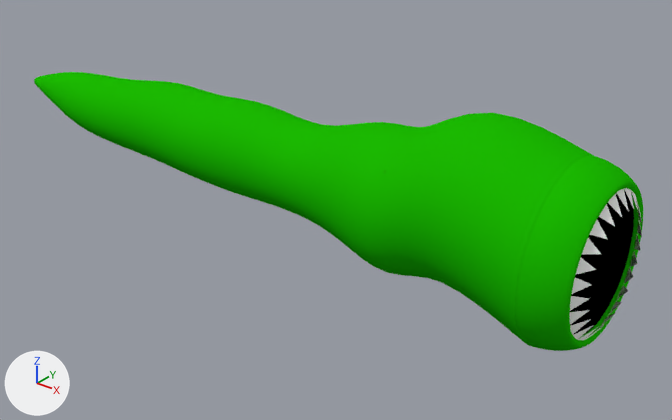
The Blender file Assets/Kelly Assets/Wurmy.blend: old version first, new version second.
Before and after are seen from a 50 mm lens placed at (3.24, -5.91, 3.35), pointed at (-1.7, 0.25, -0.47). Every picture has the same lights, and +X, +Y and +Z are marked at lower left.

In view in the first picture: 'Wurm'.
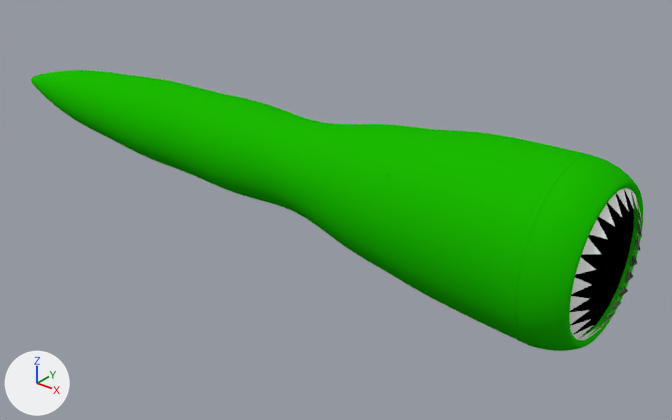
Location of each change, (x1, y1, x2, y2) in pixels of the pictures (672 x 420 px; the box of a moved part takes in the faces that stretch with it):
'Wurm', reshaped: before (34, 72, 643, 351); after (31, 70, 643, 351)
part 1 of me_cylinder, moved or reshaped: before (34, 72, 575, 329); after (31, 70, 569, 335)

What the commit changed:
me_cylinder is used by ob_wurm; location (0.022, 0.018, 0.005); rotation (7.854, -3.142, 15.71), in degrees (90, -180, 180).
me_cylinder had 1440 vertices, 1361 faces and spanned x -6.01..1.11, y -1.0..0.77, z -0.77..0.74.
me_cylinder now has 1440 vertices, 1361 faces and spans x -6.01..1.11, y -0.75..0.77, z -0.77..0.74.
me_cylinder part 1: 352 of 1440 vertices moved; they spanned x -6.01..-0.21, y -1.0..0.63, z -0.76..0.74 and now span x -6.01..-0.21, y -0.74..0.69, z -0.75..0.69; mean shift (0.0, 0.0, -0.02); largest move (-0.21, 0.38, 0.3) -> (-0.21, 0.64, 0.24).
